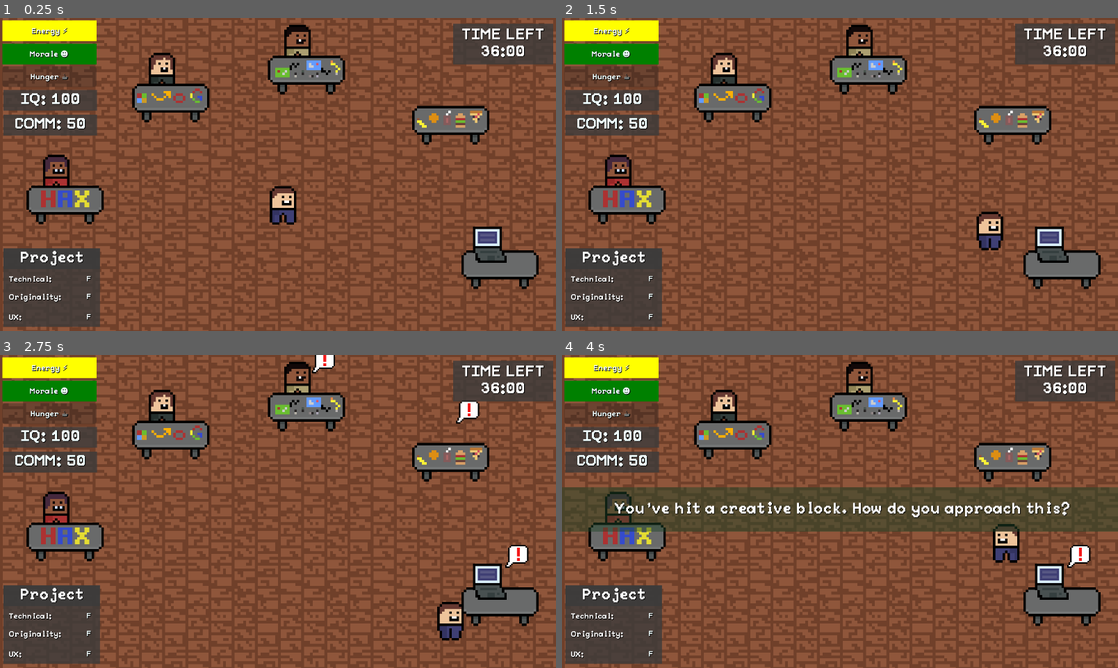
Above: before the commit, frames 1-4 (two rows, left to right).
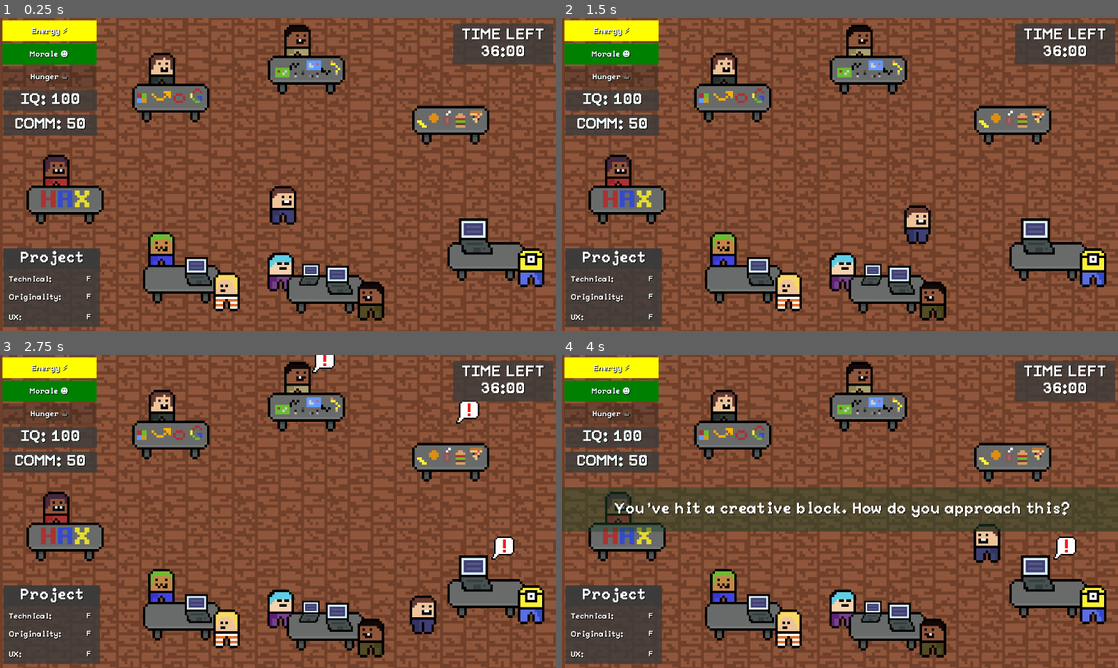
Above: after the commit, the same moments.

Repository: yuwex/bitcamp2025
Game: Godot game, scene res://scenes/game/main.tscn
Two runs of this game, one before a commit and one after it. Both use one fixed random seed, a clock stepped at 60 frames per second and the inputs below. This scene is started directly instead of the project's main scene.
Inputs:
- Up to frame 1 (0.25 s): no input
- Up to frame 2 (1.5 s): tap Enter at 0.5 s; hold D (right) 0.53-1.28 s; hold Shift (sprint, bound only before the commit) 0.53-1.28 s; tap Space (interact) at 0.6 s; hold S (down) from 1.28 s (still down); tap Shift (sprint, bound only before the commit) at 1.35 s
- Up to frame 3 (2.75 s): tap Space (interact) at 1.55, 2.1 s; release S (down) at 2.03 s; hold D (right) from 2.03 s (still down); hold Shift (sprint, bound only before the commit) from 2.03 s (still down)
- Up to frame 4 (4 s): release D (right) at 2.78 s; release Shift (sprint, bound only before the commit) at 2.78 s; hold W (up) 2.78-3.53 s; tap Shift (sprint, bound only before the commit) at 2.85 s; tap Space (interact) at 3.05, 3.6 s; tap A (left) at 3.5 s; hold A (left) from 3.53 s (still down); hold Shift (sprint, bound only before the commit) from 3.53 s (still down)

The runs differ from the first frame. In frame 1, 7.1% of the frame differs, in the area x 25-98%, y 64-97%; in frame 2, 8.2%; in frame 3, 8.5%, in the area x 25-98%, y 58-97%; in frame 4, 8.4%.

Commit message:
liveliness and fun!!!

Diff:
--- a/project.godot
+++ b/project.godot
@@ -47,7 +47,6 @@
 down={
 "deadzone": 0.2,
 "events": [Object(InputEventKey,"resource_local_to_scene":false,"resource_name":"","device":-1,"window_id":0,"alt_press …(192 unchanged characters)…
-, Object(InputEventKey,"resource_local_to_scene":false,"resource_name":"","device":-1,"window_id":0,"alt_pressed":false,"shift_pressed":false,"ctrl_pressed":false,"meta_pressed":false,"pressed":false,"keycode":0,"physical_keycode":4194322,"key_label":0,"unicode":0,"location":0,"echo":false,"script":null)
 ]
 }
 click={
@@ -55,18 +54,14 @@
 "events": [Object(InputEventMouseButton,"resource_local_to_scene":false,"resource_name":"","device":-1,"window_id":0,"a …(253 unchanged characters)…
 ]
 }
-sprint={
+interact={
 "deadzone": 0.2,
-"events": [Object(InputEventKey,"resource_local_to_scene":fa …(140 unchanged characters)… d":false,"keycode":0,"physical_keycode":4194325,"key_label":0,"unicode":0,"location":0,"echo":false,"script":null)
+"events": [Object(InputEventKey,"resource_local_to_scene":fa …(140 unchanged characters)… d":false,"keycode":0,"physical_keycode":32,"key_label":0,"unicode":32,"location":0,"echo":false,"script":null)
 ]
 }
 left-click={
 "deadzone": 0.2,
-"events": []
-}
-interact={
-"deadzone": 0.2,
-"events": [Object(InputEventKey,"resource_local_to_scene":false,"resource_name":"","device":-1,"window_id":0,"alt_pressed":false,"shift_pressed":false,"ctrl_pressed":false,"meta_pressed":false,"pressed":false,"keycode":0,"physical_keycode":32,"key_label":0,"unicode":32,"location":0,"echo":false,"script":null)
+"events": [Object(InputEventMouseButton,"resource_local_to_scene":false,"resource_name":"","device":-1,"window_id":0,"alt_pressed":false,"shift_pressed":false,"ctrl_pressed":false,"meta_pressed":false,"button_mask":0,"position":Vector2(0, 0),"global_position":Vector2(0, 0),"factor":1.0,"button_index":1,"canceled":false,"pressed":false,"double_click":false,"script":null)
 ]
 }
 
--- /dev/null
+++ b/scenes/decorations/four.tscn
@@ -0,0 +1,14 @@
+[gd_scene load_steps=2 format=3 uid="uid://rspm88h86idk"]
+
+[ext_resource type="Texture2D" uid="uid://b2fn2hajntg3" path="res://assets/extras.png" id="1_po8a6"]
+
+[node name="Npc" type="Node2D"]
+texture_filter = 1
+scale = Vector2(5, 5)
+
+[node name="Sprite2D" type="Sprite2D" parent="."]
+texture_filter = 1
+scale = Vector2(5, 5)
+texture = ExtResource("1_po8a6")
+region_enabled = true
+region_rect = Rect2(48, 0, 16, 16)
--- /dev/null
+++ b/scenes/decorations/laptop.tscn
@@ -0,0 +1,14 @@
+[gd_scene load_steps=2 format=3 uid="uid://80q14k0a0tnb"]
+
+[ext_resource type="Texture2D" uid="uid://dygs6yuvflrfx" path="res://assets/environment.png" id="1_emj58"]
+
+[node name="Laptop" type="Node2D"]
+texture_filter = 1
+scale = Vector2(2, 2)
+
+[node name="Sprite2D" type="Sprite2D" parent="."]
+texture_filter = 1
+scale = Vector2(2, 2)
+texture = ExtResource("1_emj58")
+region_enabled = true
+region_rect = Rect2(32, 16, 16, 16)
--- /dev/null
+++ b/scenes/decorations/one.tscn
@@ -0,0 +1,14 @@
+[gd_scene load_steps=2 format=3 uid="uid://bib3kl7rg45xs"]
+
+[ext_resource type="Texture2D" uid="uid://b2fn2hajntg3" path="res://assets/extras.png" id="1_5ao6i"]
+
+[node name="Npc" type="Node2D"]
+texture_filter = 1
+scale = Vector2(5, 5)
+
+[node name="Sprite2D" type="Sprite2D" parent="."]
+texture_filter = 1
+scale = Vector2(5, 5)
+texture = ExtResource("1_5ao6i")
+region_enabled = true
+region_rect = Rect2(0, 0, 16, 16)
--- /dev/null
+++ b/scenes/decorations/table.tscn
@@ -0,0 +1,20 @@
+[gd_scene load_steps=3 format=3 uid="uid://yqgiga7cbqlr"]
+
+[ext_resource type="Texture2D" uid="uid://dygs6yuvflrfx" path="res://assets/environment.png" id="1_340np"]
+
+[sub_resource type="RectangleShape2D" id="RectangleShape2D_ayp3k"]
+size = Vector2(156, 80)
+
+[node name="Table" type="Node2D"]
+
+[node name="Area2D" type="Area2D" parent="."]
+
+[node name="CollisionShape2D" type="CollisionShape2D" parent="Area2D"]
+shape = SubResource("RectangleShape2D_ayp3k")
+
+[node name="Sprite2D" type="Sprite2D" parent="."]
+texture_filter = 1
+scale = Vector2(5, 5)
+texture = ExtResource("1_340np")
+region_enabled = true
+region_rect = Rect2(32, 48, 32, 16)
--- /dev/null
+++ b/scenes/decorations/teammate.tscn
@@ -0,0 +1,9 @@
+[gd_scene load_steps=2 format=3 uid="uid://dyalxlveilsok"]
+
+[ext_resource type="Texture2D" uid="uid://dp3143701dwot" path="res://assets/minion.png" id="1_8il8e"]
+
+[node name="Teammate" type="Node2D"]
+
+[node name="Sprite2D" type="Sprite2D" parent="."]
+texture_filter = 1
+texture = ExtResource("1_8il8e")
--- /dev/null
+++ b/scenes/decorations/three.tscn
@@ -0,0 +1,14 @@
+[gd_scene load_steps=2 format=3 uid="uid://b75i5y7v74yk8"]
+
+[ext_resource type="Texture2D" uid="uid://b2fn2hajntg3" path="res://assets/extras.png" id="1_uxepx"]
+
+[node name="Npc" type="Node2D"]
+texture_filter = 1
+scale = Vector2(5, 5)
+
+[node name="Sprite2D" type="Sprite2D" parent="."]
+texture_filter = 1
+scale = Vector2(5, 5)
+texture = ExtResource("1_uxepx")
+region_enabled = true
+region_rect = Rect2(32, 0, 16, 16)
--- /dev/null
+++ b/scenes/decorations/two.tscn
@@ -0,0 +1,14 @@
+[gd_scene load_steps=2 format=3 uid="uid://bvbjym0lmt1ff"]
+
+[ext_resource type="Texture2D" uid="uid://b2fn2hajntg3" path="res://assets/extras.png" id="1_pp4tf"]
+
+[node name="Npc" type="Node2D"]
+texture_filter = 1
+scale = Vector2(5, 5)
+
+[node name="Sprite2D" type="Sprite2D" parent="."]
+texture_filter = 1
+scale = Vector2(5, 5)
+texture = ExtResource("1_pp4tf")
+region_enabled = true
+region_rect = Rect2(16, 0, 16, 16)
--- a/scenes/game/main.tscn
+++ b/scenes/game/main.tscn
@@ -6,7 +6,14 @@
 [ext_resource type="Texture2D" uid="uid://iobqk5loxvgn" path="res://assets/janeHackaThon.png" id="4_iba00"]
 [ext_resource type="PackedScene" uid="uid://c1pitfqy7hf6s" path="res://scenes/station/station.tscn" id="4_uaf1y"]
 [ext_resource type="Texture2D" uid="uid://d0lu073124ni6" path="res://assets/joeThonaHack.png" id="5_j7lav"]
+[ext_resource type="PackedScene" uid="uid://dyalxlveilsok" path="res://scenes/decorations/teammate.tscn" id="6_lkswk"]
+[ext_resource type="PackedScene" uid="uid://b75i5y7v74yk8" path="res://scenes/decorations/three.tscn" id="7_4c6dq"]
 [ext_resource type="PackedScene" uid="uid://vwmk2hglrchl" path="res://scenes/statsdisplay/statsdisplay.tscn" id="7_g38uy"]
+[ext_resource type="PackedScene" uid="uid://yqgiga7cbqlr" path="res://scenes/decorations/table.tscn" id="8_lkswk"]
+[ext_resource type="PackedScene" uid="uid://rspm88h86idk" path="res://scenes/decorations/four.tscn" id="9_ckq83"]
+[ext_resource type="PackedScene" uid="uid://80q14k0a0tnb" path="res://scenes/decorations/laptop.tscn" id="10_hwog6"]
+[ext_resource type="PackedScene" uid="uid://bvbjym0lmt1ff" path="res://scenes/decorations/two.tscn" id="11_43pvk"]
+[ext_resource type="PackedScene" uid="uid://bib3kl7rg45xs" path="res://scenes/decorations/one.tscn" id="12_7a7dk"]
 
 [node name="Main" type="Node2D"]
 script = ExtResource("1_h2yge")
@@ -238,11 +245,51 @@
 
 [node name="HackingStation" parent="Y-Sorted" instance=ExtResource("4_uaf1y")]
 y_sort_enabled = true
-position = Vector2(448, 79)
+position = Vector2(419, 62)
 npc_texture = ExtResource("2_oekm8")
 
+[node name="Teammate" parent="Y-Sorted/HackingStation" instance=ExtResource("6_lkswk")]
+position = Vector2(97, 44)
+scale = Vector2(5, 5)
+
 [node name="Player" parent="Y-Sorted" instance=ExtResource("3_yd8kv")]
 y_sort_enabled = true
+
+[node name="Decorations" type="Node2D" parent="Y-Sorted"]
+position = Vector2(54, -28)
+
+[node name="Npc2" parent="Y-Sorted/Decorations" instance=ExtResource("7_4c6dq")]
+position = Vector2(-57, 143)
+scale = Vector2(1, 1)
+
+[node name="Table2" parent="Y-Sorted/Decorations" instance=ExtResource("8_lkswk")]
+position = Vector2(33, 189)
+
+[node name="Npc3" parent="Y-Sorted/Decorations/Table2" instance=ExtResource("9_ckq83")]
+position = Vector2(92, 14)
+scale = Vector2(-1, 1)
+
+[node name="Laptop2" parent="Y-Sorted/Decorations/Table2" instance=ExtResource("10_hwog6")]
+position = Vector2(-33, -42)
+scale = Vector2(-1.5, 1.5)
+
+[node name="Npc" parent="Y-Sorted/Decorations" instance=ExtResource("11_43pvk")]
+position = Vector2(-304, 100)
+scale = Vector2(1, 1)
+
+[node name="Table" parent="Y-Sorted/Decorations" instance=ExtResource("8_lkswk")]
+position = Vector2(-265, 168)
+
+[node name="Laptop" parent="Y-Sorted/Decorations/Table" instance=ExtResource("10_hwog6")]
+position = Vector2(35, -28)
+
+[node name="Npc" parent="Y-Sorted/Decorations/Table" instance=ExtResource("12_7a7dk")]
+position = Vector2(91, 16)
+rotation = 3.14159
+scale = Vector2(1, -1)
+
+[node name="Laptop" parent="Y-Sorted/Decorations" instance=ExtResource("10_hwog6")]
+position = Vector2(62, 158)
 
 [node name="Statsdisplay" parent="." instance=ExtResource("7_g38uy")]
 z_index = 2
Binary file added: assets/extras.png
Not shown, added: assets/extras.png.import
Binary file added: assets/minion.png
Not shown, added: assets/minion.png.import
Not shown: 1 places in scenes/game/main.tscn that only renumber resources
